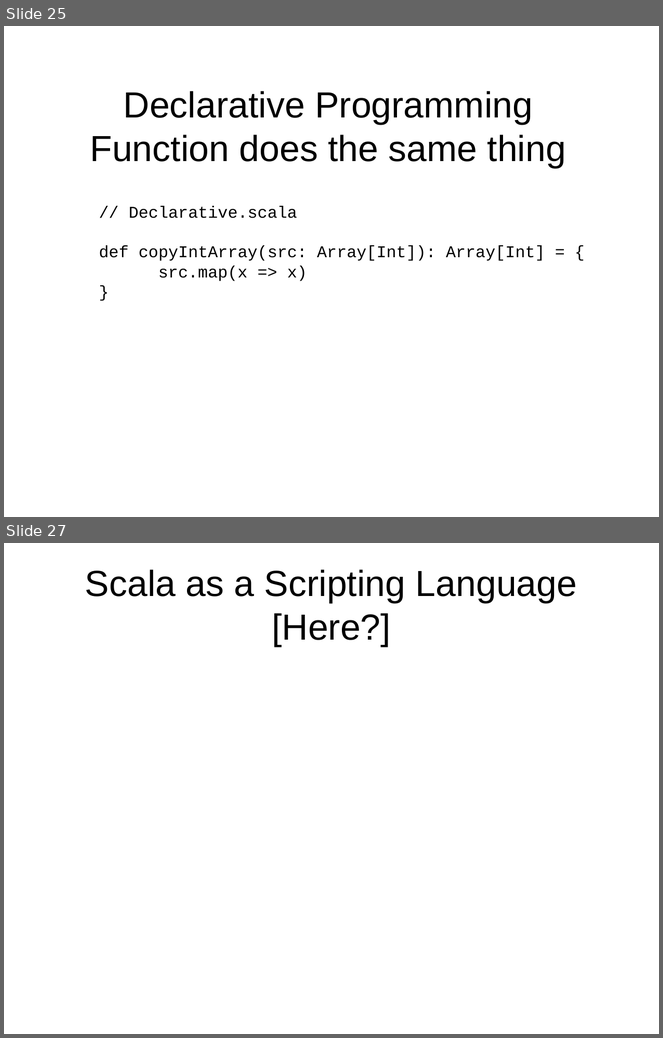
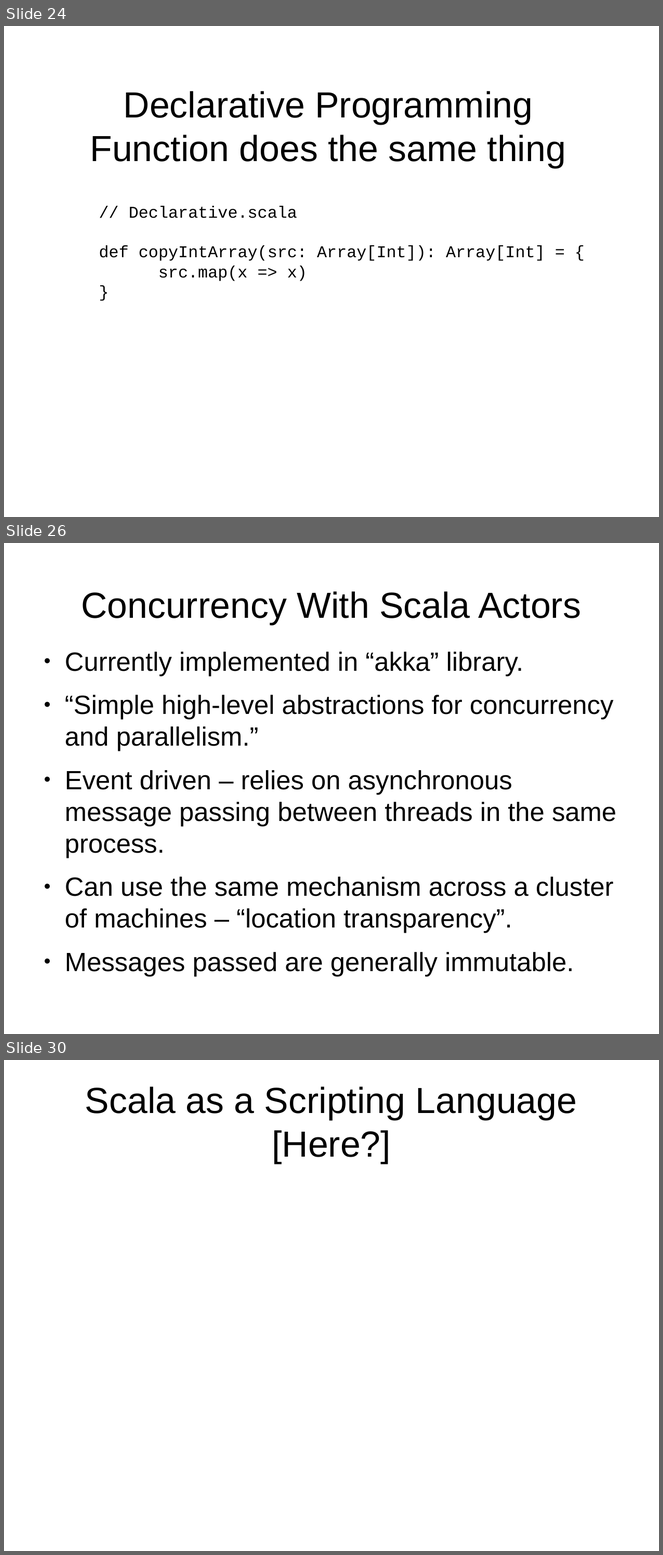
Before and after one commit to JohnLockwood/ScalaTalkSacjug, a slide deck: ScalaDecember2014.odp. Shown one above the other, each under a label of ours: slides 25 and 27 before the commit, slides 24, 26 and 30 after it; the slides between them are not shown. The pictures are 663x1038 and 663x1555 pixels, drawn with LibreOffice and Linux fonts; fonts in the diff are those of the drawing. Boxes give left, top, right and bottom in pixels: in the first picture for what was removed or moved away, otherwise in the second. Text is boxed around its words. In the diff, an @@ line names an element or a change of style, - is before the commit and + after.

Commit message:
Additional akka examples; begin adding concurrency section to slides & pdf

```diff
--- a/ScalaDecember2014.odp
+++ b/ScalaDecember2014.odp
@@ slide 26 added at [4, 543, 659, 1034], background #FFFFFF @@
@@ title added at [81, 591, 581, 625], 44 pt, text #000000 @@
+Concurrency With Scala Actors
@@ text added at [65, 652, 617, 977], 32 pt, text #000000 @@
+● Currently implemented in “akka” library.
+● “Simple high-level abstractions for concurrency and parallelism.”
+● Event driven – relies on asynchronous message passing between threads in the same process.
+● Can use the same mechanism across a cluster of machines – “location transparency”.
+● Messages passed are generally immutable.
@@ what was slide 25 is now slide 24 @@
@@ what was slide 27 is now slide 30 @@
```
Also in this commit, not shown: 5 slides changed, 3 other slides added, 1 slide removed, 9 other files.
